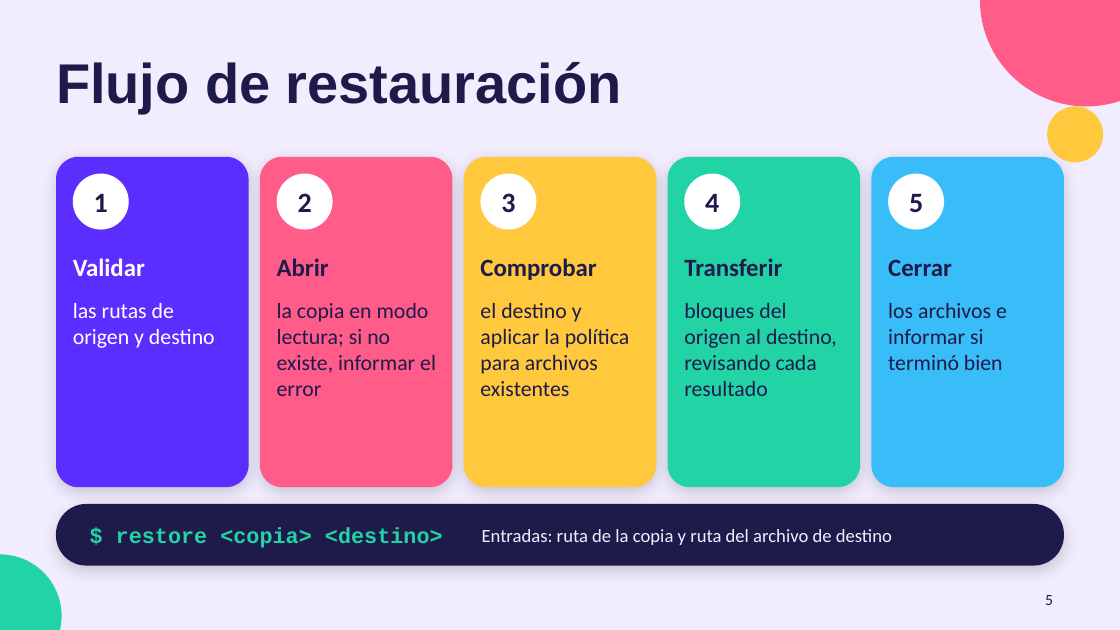
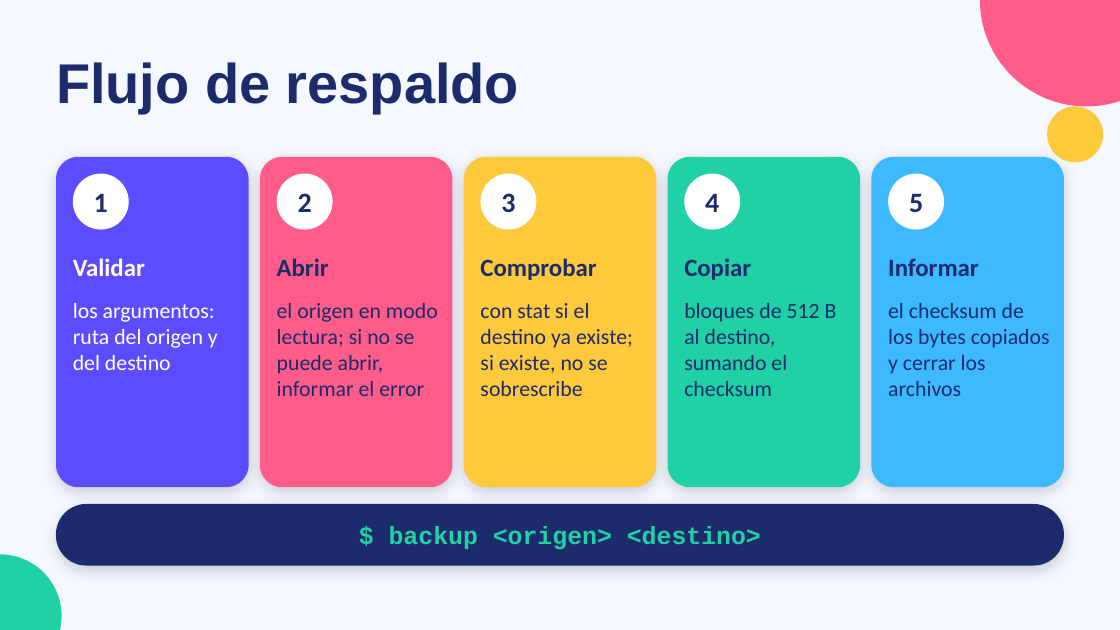
Before and after one commit to jhonatancarrillo/xv6-trabajoFinal, a slide deck: slide 6 of documentacion/restauracion_xv6_canva.pptx (slide 5 before the commit). Drawn at 1120x630 pixels with LibreOffice and Linux fonts; fonts in the diff are those of the drawing. Boxes give left, top, right and bottom in pixels: in the first picture for what was removed or moved away, otherwise in the second. Text is boxed around its words. In the diff, an @@ line names an element or a change of style, - is before the commit and + after.

```diff
--- a/documentacion/restauracion_xv6_canva.pptx
+++ b/documentacion/restauracion_xv6_canva.pptx
@@ background #F1EDFF to #F5F8FF @@
@@ title at <box>56,62,519,113</box>: text changed; text colour #1E1B4B to #1C2B6B @@
-Flujo de restauración
+Flujo de respaldo
@@ rounded rectangle at <box>56,157,249,487</box>: fill #5B2EFF to #5B4DFF @@
@@ rounded rectangle at <box>464,157,656,487</box>: fill #FFC83D to #FFC93C @@
@@ rounded rectangle at <box>668,157,860,487</box>: fill #22D3A6 to #1FD1A5 @@
@@ rounded rectangle at <box>871,157,1064,487</box>: fill #38BDF8 to #3CB9FF @@
@@ text colour #1E1B4B to #1C2B6B in 7 elements at <box>94,193,108,212</box>, <box>298,193,312,212</box>, <box>277,258,329,276</box>, <box>501,193,515,212</box>, <box>480,258,596,280</box>, <box>705,194,719,212</box>, <box>909,194,923,212</box> @@
@@ text at <box>684,258,751,280</box>: text changed; text colour #1E1B4B to #1C2B6B @@
-Transferir
+Copiar
@@ text at <box>888,259,979,276</box>: text changed; text colour #1E1B4B to #1C2B6B @@
-Cerrar
+Informar
@@ text at <box>73,303,218,370</box>: text changed @@
-las rutas de origen y destino
+los argumentos: ruta del origen y del destino
@@ text at <box>277,303,438,396</box>: text changed; text colour #1E1B4B to #1C2B6B @@
-la copia en modo lectura; si no existe, informar el error
+el origen en modo lectura; si no se puede abrir, informar el error
@@ text at <box>480,303,633,396</box>: text changed; text colour #1E1B4B to #1C2B6B @@
-el destino y aplicar la política para archivos existentes
+con stat si el destino ya existe; si existe, no se sobrescribe
@@ text at <box>684,303,837,396</box>: text changed; text colour #1E1B4B to #1C2B6B @@
-bloques del origen al destino, revisando cada resultado
+bloques de 512 B al destino, sumando el checksum
@@ text at <box>888,303,1050,396</box>: text changed; text colour #1E1B4B to #1C2B6B @@
-los archivos e informar si terminó bien
+el checksum de los bytes copiados y cerrar los archivos
@@ rounded rectangle at <box>56,504,1064,566</box>: fill #1E1B4B to #1C2B6B @@
@@ text at <box>389,526,761,549</box>: text changed; size 14 to 16 pt; text colour #22D3A6 to #1FD1A5 @@
-$ restore <copia> <destino>
+$ backup <origen> <destino>
@@ text removed at <box>482,529,892,545</box> @@
-Entradas: ruta de la copia y ruta del archivo de destino
@@ ellipse at <box>0,554,62,630</box>: fill #22D3A6 to #1FD1A5 @@
@@ page number removed at <box>1045,595,1053,605</box> @@
-5
```
Also in this commit, not shown: 12 other slides changed, 6 slides added, 1 slide removed.
